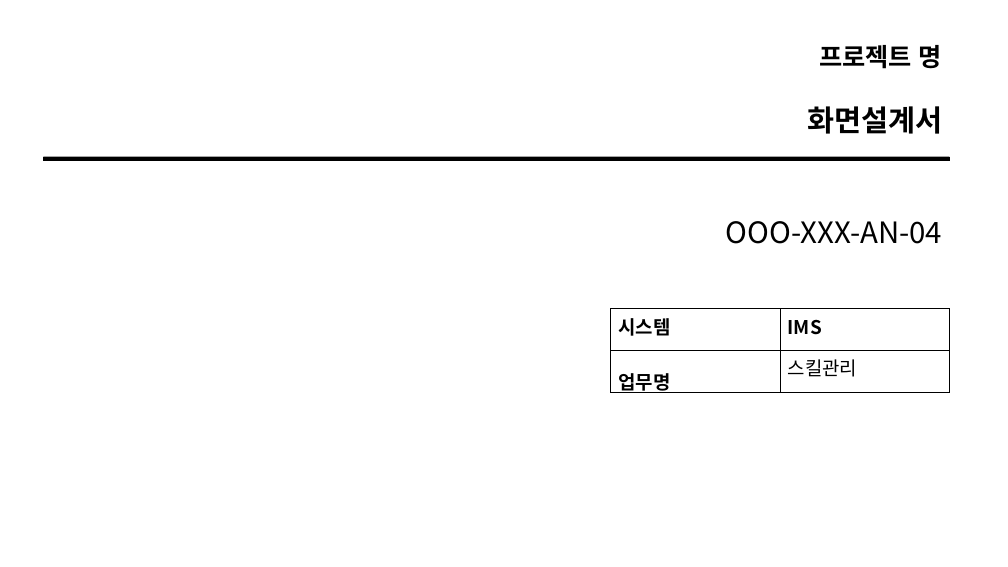
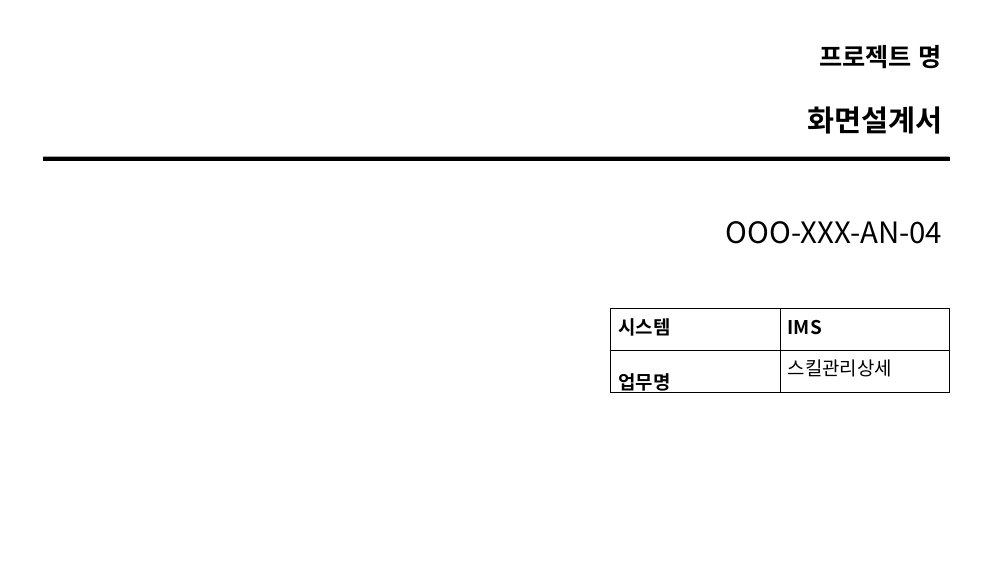
Before and after one commit to smilebulee/infogen_ims, a slide deck: slide 1 of 산출물_프로젝트_스킬 관리/설계/AND-001.화면설계서/20200810_IMS_AND-07_화면설계서_스킬관리_상세팝업_v0.2.pptx. Drawn at 1008x567 pixels with LibreOffice and Linux fonts; fonts in the diff are those of the drawing. Boxes give left, top, right and bottom in pixels: in the first picture for what was removed or moved away, otherwise in the second. Text is boxed around its words. In the diff, an @@ line names an element or a change of style, - is before the commit and + after.

```diff
--- a/산출물_프로젝트_스킬 관리/설계/AND-001.화면설계서/20200810_IMS_AND-07_화면설계서_스킬관리_상세팝업_v0.2.pptx
+++ b/산출물_프로젝트_스킬 관리/설계/AND-001.화면설계서/20200810_IMS_AND-07_화면설계서_스킬관리_상세팝업_v0.2.pptx
@@ table at <box>611,309,950,397</box> @@
-row 2, column 2: 스킬관리
+row 2, column 2: 스킬관리상세
```
Also in this commit, not shown: 1 other slide changed, 4 other files.
